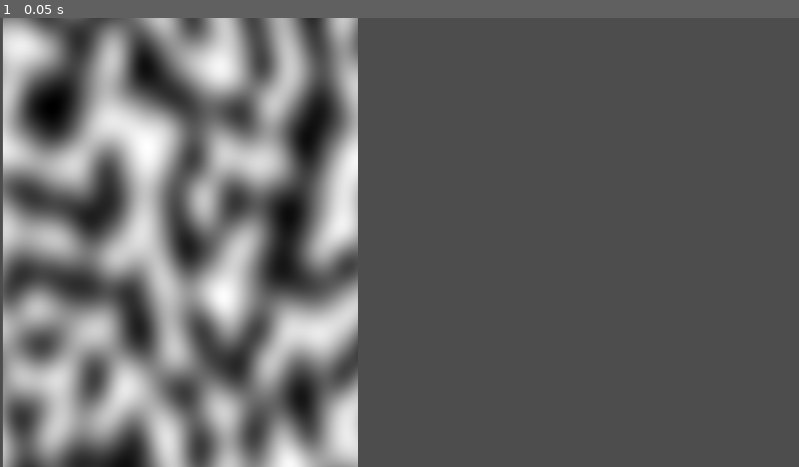
Above: before the commit, frame 1.
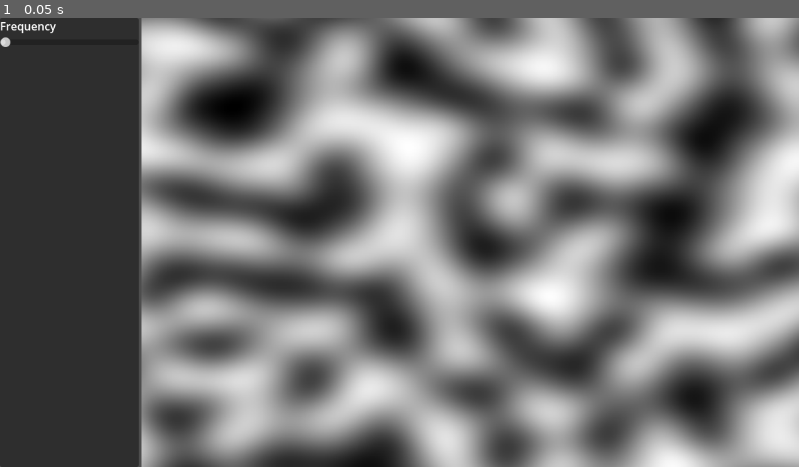
Above: after the commit, the same moment.

Repository: PierreBeur/naive-surface-nets-2d
Game: Godot game, scene res://scenes/main.tscn
Same seed, same stepped clock (60 frames per second), same inputs: the game is played once before the commit and once after it.
Inputs:
- Up to frame 1 (0.05 s): no input

The runs differ from the first frame. In frame 1, 76% of the frame differs, in the area x 0-100%, y 0-100%.

Commit message:
Update main.tscn

Diff:
--- a/scenes/main.tscn
+++ b/scenes/main.tscn
@@ -24,8 +24,25 @@
 grow_vertical = 2
 
 [node name="Panel" type="Panel" parent="HBoxContainer"]
+custom_minimum_size = Vector2(200, 0)
+layout_mode = 2
+
+[node name="VBoxContainer" type="VBoxContainer" parent="HBoxContainer/Panel"]
+layout_mode = 1
+anchors_preset = 15
+anchor_right = 1.0
+anchor_bottom = 1.0
+grow_horizontal = 2
+grow_vertical = 2
+
+[node name="Label" type="Label" parent="HBoxContainer/Panel/VBoxContainer"]
+layout_mode = 2
+text = "Frequency"
+
+[node name="HSlider" type="HSlider" parent="HBoxContainer/Panel/VBoxContainer"]
 layout_mode = 2
 
 [node name="TextureRect" type="TextureRect" parent="HBoxContainer"]
 layout_mode = 2
+size_flags_horizontal = 3
 texture = SubResource("NoiseTexture2D_rgkhy")
